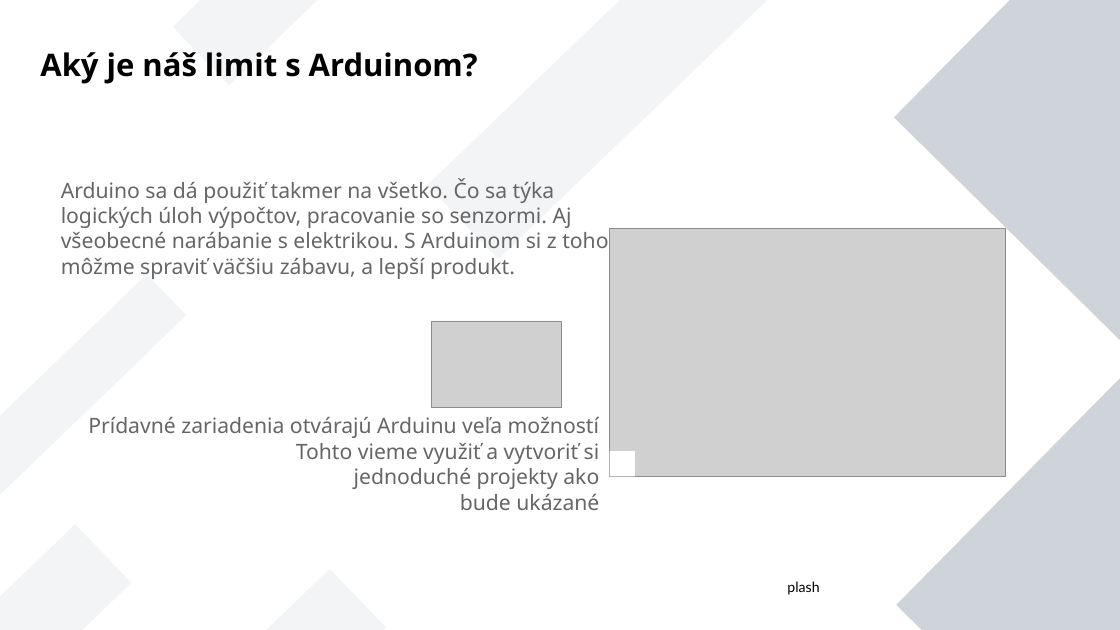
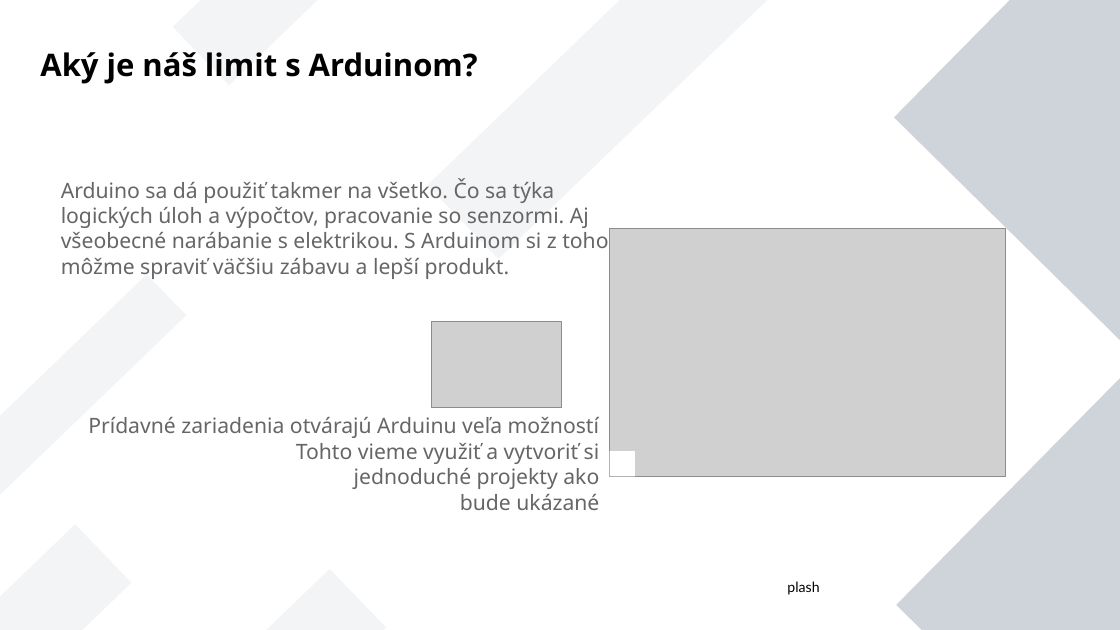
Before and after one commit to ZekoSNB/School, a slide deck: slide 6 of presenting/prezentacia_prednaska.odp. Drawn at 1120x630 pixels with LibreOffice and Linux fonts; fonts in the diff are those of the drawing; grey boxes stand for pictures. Boxes give left, top, right and bottom in pixels: in the first picture for what was removed or moved away, otherwise in the second. Text is boxed around its words. In the diff, an @@ line names an element or a change of style, - is before the commit and + after.

```diff
--- a/presenting/prezentacia_prednaska.odp
+++ b/presenting/prezentacia_prednaska.odp
@@ text at [61,178,608,279]: text changed @@
-Arduino sa dá použiť takmer na všetko. Čo sa týka logických úloh výpočtov, pracovanie so senzormi. Aj všeobecné narábanie s elektrikou. S Arduinom si z toho môžme spraviť väčšiu zábavu, a lepší produkt.
+Arduino sa dá použiť takmer na všetko. Čo sa týka logických úloh a výpočtov, pracovanie so senzormi. Aj všeobecné narábanie s elektrikou. S Arduinom si z toho môžme spraviť väčšiu zábavu a lepší produkt.
```
Also in this commit, not shown: 1 other slide changed, 3 slides added, 1 slide removed, 4 other files.
